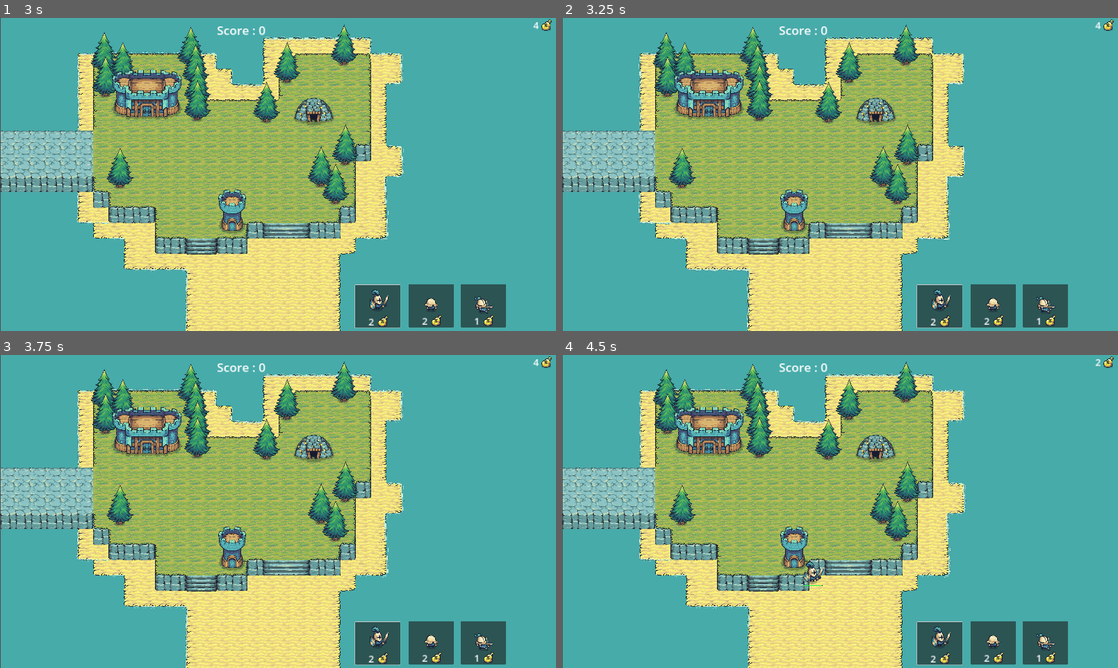
Above: before the commit, frames 1-4 (two rows, left to right).
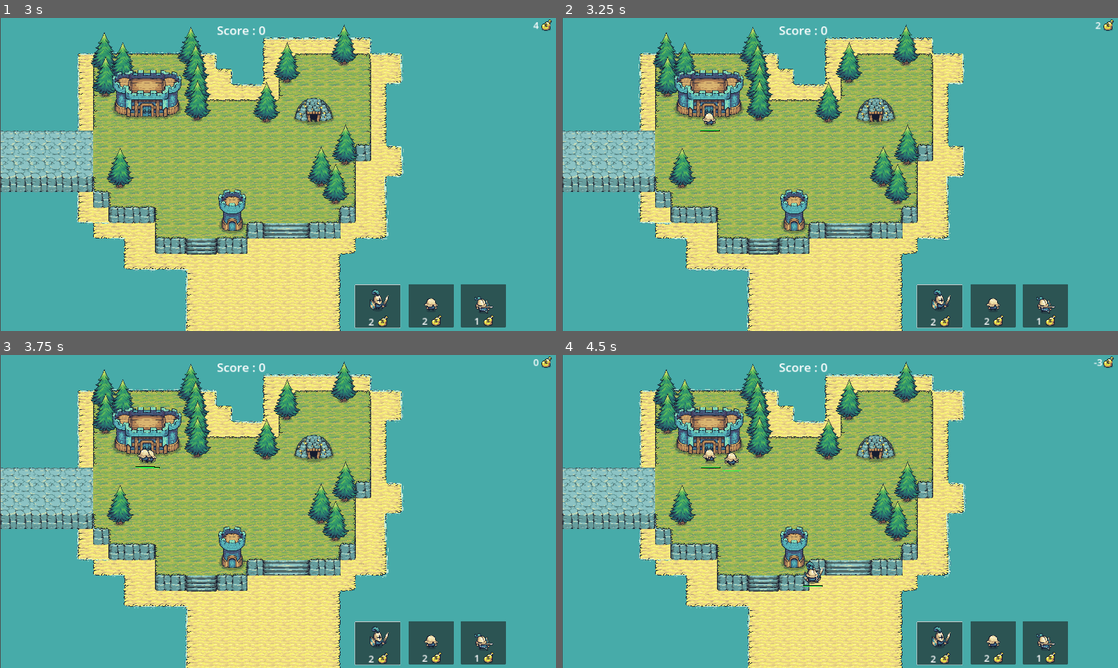
Above: after the commit, the same moments.

Repository: fghwer/Tinyswords
Game: Godot game, scene res://GUI/start.tscn
Two runs of this game, one before a commit and one after it. Both use one fixed random seed, a clock stepped at 60 frames per second and the inputs below.
Inputs (mouse positions are in pixels of both pictures, inside the frame that each line leads up to):
- Up to frame 1 (3 s): click "LEVEL 1" at 0.5 s; click (378, 305) at 1.25 s; move the mouse to (400, 158) at 2.02 s; hold Right (ui_right) 2.03-2.78 s; tap 3 (spawn_archer, bound only after the commit) at 2.1 s; tap 1 (spawn_knight, bound only after the commit) at 2.3, 2.85 s; move the mouse to (166, 190) at 2.77 s; hold Left (ui_left) from 2.78 s (still down)
- Up to frame 2 (3.25 s): keep holding Left (ui_left); tap 2 (spawn_worker, bound only after the commit) at 3.05 s
- Up to frame 3 (3.75 s): move the mouse to (333, 442) at 3.52 s; release Left (ui_left) at 3.53 s; hold Right (ui_right) from 3.53 s (still down); tap 2 (spawn_worker, bound only after the commit) at 3.6 s
- Up to frame 4 (4.5 s): keep holding Right (ui_right); tap 3 (spawn_archer, bound only after the commit) at 3.8 s; move the mouse to (812, 574) at 4.27 s; click (812, 574) at 4.35 s

Frame 1 is identical in both runs. In frame 2, 0.1% of the frame differs, in the area x 24-97%, y 1-37%; in frame 3, 0.2%; in frame 4, 0.3%, in the area x 25-98%, y 1-74%.

Commit message:
alternativ control: press "1,2,3" instead of button clicks

Diff:
--- a/nav_goblin_testscene.gd
+++ b/nav_goblin_testscene.gd
@@ -29,6 +29,12 @@
 # Called every frame. 'delta' is the elapsed time since the previous frame.
 func _process(_delta):
 
+	if Input.is_action_just_pressed("spawn_knight"):
+		_on_spawn_knight_button_button_up()
+	elif Input.is_action_just_pressed("spawn_worker"):
+		_on_spawn_worker_button_pressed()
+	elif Input.is_action_just_pressed("spawn_archer"):
+		_on_spawn_archer_button_button_up()
 	if waiting_for_click and Input.is_action_just_pressed("click"):
 		_spawn_knight_at_mouse_position()
 		_spawn_archer_at_mouse_position()
--- a/project.godot
+++ b/project.godot
@@ -30,6 +30,21 @@
 "events": [Object(InputEventMouseButton,"resource_local_to_scene":false,"resource_name":"","device":-1,"window_id":0,"a …(259 unchanged characters)…
 ]
 }
+spawn_knight={
+"deadzone": 0.5,
+"events": [Object(InputEventKey,"resource_local_to_scene":false,"resource_name":"","device":-1,"window_id":0,"alt_pressed":false,"shift_pressed":false,"ctrl_pressed":false,"meta_pressed":false,"pressed":false,"keycode":0,"physical_keycode":49,"key_label":0,"unicode":49,"echo":false,"script":null)
+]
+}
+spawn_worker={
+"deadzone": 0.5,
+"events": [Object(InputEventKey,"resource_local_to_scene":false,"resource_name":"","device":-1,"window_id":0,"alt_pressed":false,"shift_pressed":false,"ctrl_pressed":false,"meta_pressed":false,"pressed":false,"keycode":0,"physical_keycode":50,"key_label":0,"unicode":50,"echo":false,"script":null)
+]
+}
+spawn_archer={
+"deadzone": 0.5,
+"events": [Object(InputEventKey,"resource_local_to_scene":false,"resource_name":"","device":-1,"window_id":0,"alt_pressed":false,"shift_pressed":false,"ctrl_pressed":false,"meta_pressed":false,"pressed":false,"keycode":0,"physical_keycode":51,"key_label":0,"unicode":51,"echo":false,"script":null)
+]
+}
 
 [rendering]
 
